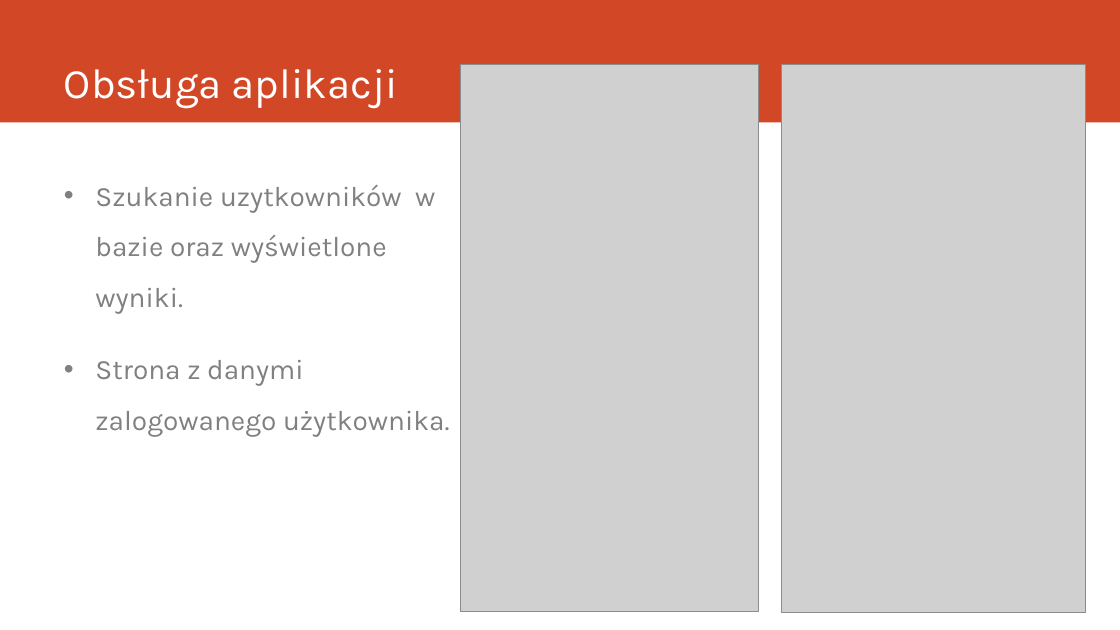
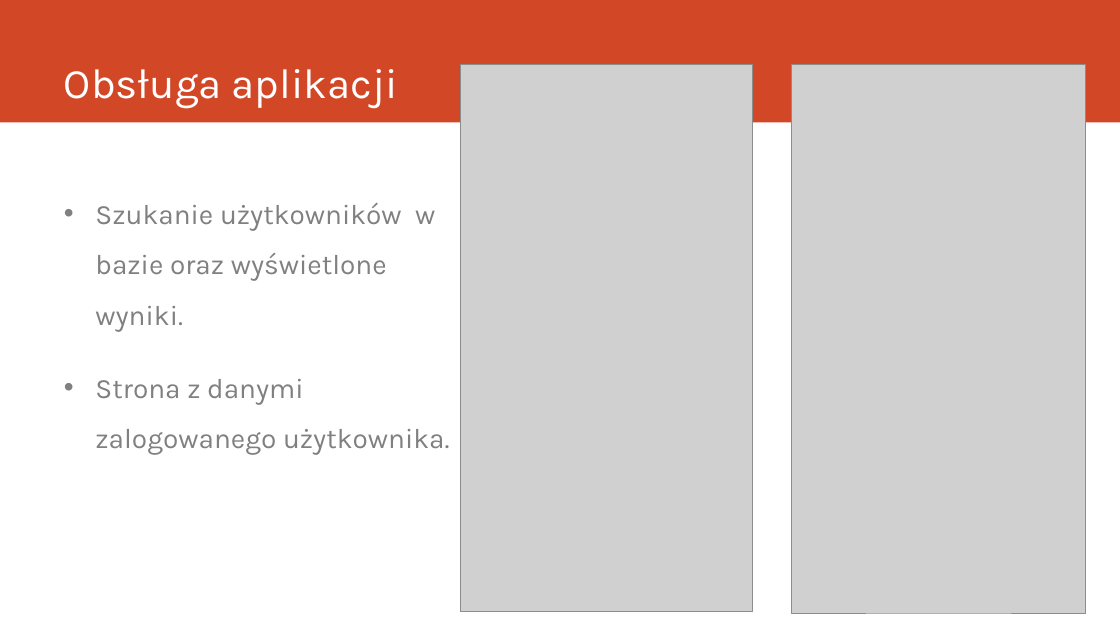
Before and after one commit to buforyaei/tillsammens, a slide deck: slide 10 of Dokumentacja/Tillsammens.pptx (slide 11 before the commit). Drawn at 1120x630 pixels with LibreOffice and Linux fonts; fonts in the diff are those of the drawing; grey boxes stand for pictures. Boxes give left, top, right and bottom in pixels: in the first picture for what was removed or moved away, otherwise in the second. Text is boxed around its words. In the diff, an @@ line names an element or a change of style, - is before the commit and + after.

```diff
--- a/Dokumentacja/Tillsammens.pptx
+++ b/Dokumentacja/Tillsammens.pptx
@@ picture: place and size @@
-picture at box(460, 65, 759, 612)
+picture at box(460, 65, 753, 612)
@@ picture: place and size @@
-picture at box(782, 65, 1086, 613)
+picture at box(791, 65, 1086, 613)
@@ text "Szukanie użytkowników w bazie oraz ...": place and size @@
-text "Szukanie użytkowników w bazie oraz ..." at box(95, 185, 450, 436)
+text "Szukanie użytkowników w bazie oraz ..." at box(95, 203, 450, 455)
@@ text at box(95, 203, 435, 331): text changed @@
-• Szukanie uzytkowników w bazie oraz wyświetlone wyniki.
+• Szukanie użytkowników w bazie oraz wyświetlone wyniki.
```
Also in this commit, not shown: 12 other slides changed, 1 slide added, 1 slide removed, 12 other files.
